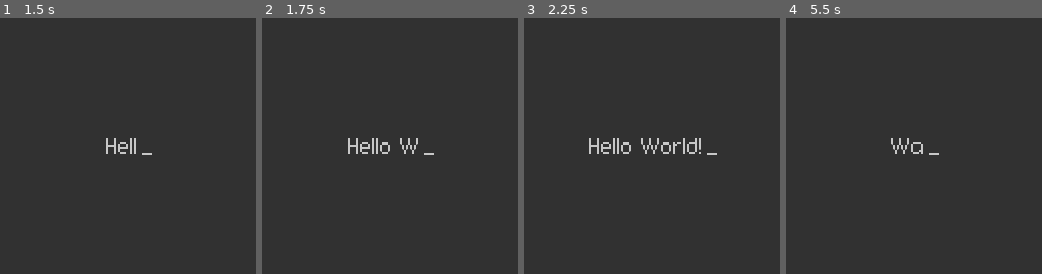
Above: before the commit, frames 1-4 (left to right).
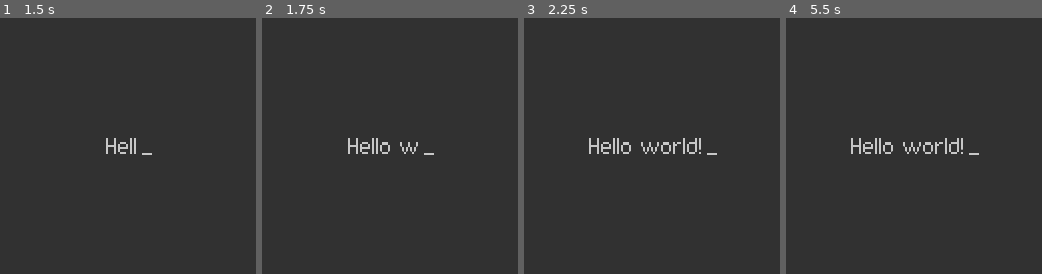
Above: after the commit, the same moments.

Repository: VojtechBrezina/hello-world-game
Game: Godot game, scene res://screens/StartScreen.tscn
Same seed, same stepped clock (60 frames per second), same inputs: the game is played once before the commit and once after it. Before the commit the project starts from res://scenes/StartScreen.tscn.
Inputs (mouse positions are % of the whole screen's width and height, from its top left):
- Up to frame 1 (1.5 s): tap Enter at 0.5 s; move the mouse to (72, 45) at 0.52 s; click (72, 45) at 0.67 s; move the mouse to (30, 55) at 1.27 s; click (30, 55) at 1.42 s
- Up to frame 2 (1.75 s): no input
- Up to frame 3 (2.25 s): move the mouse to (60, 28) at 2.02 s; click (60, 28) at 2.17 s
- Up to frame 4 (5.5 s): tap Space at 2.75, 4.25 s; move the mouse to (45, 70) at 2.77 s; click (45, 70) at 2.92 s; tap Enter at 3.5, 5 s; move the mouse to (80, 65) at 3.52 s; click (80, 65) at 3.67 s; move the mouse to (20, 35) at 4.27 s; click (20, 35) at 4.42 s; move the mouse to (55, 50) at 5.02 s; click (55, 50) at 5.17 s
The pictures show only the part of the screen within x 26-76%, y 26-76%; the shares and areas given below are measured in that part.

Frame 1 is identical in both runs. In frame 2, 0.1% of the frame differs, in the area x 53-61%, y 46-53%; in frame 3, 0.1%; in frame 4, 1.1%, in the area x 25-76%, y 46-54%.

Commit message:
Change the screen script management to be more signal driven and easier to navigate. Finish the serialization mechanism.

Diff:
--- a/project.godot
+++ b/project.godot
@@ -11,7 +11,7 @@
 [application]
 
 config/name="hello_world"
-run/main_scene="res://scenes/StartScreen.tscn"
+run/main_scene="res://screens/StartScreen.tscn"
 config/icon="res://icon.png"
 config/auto_accept_quit=false
 
--- a/scenes/HelloWorld.tscn
+++ b/screens/HelloWorld.tscn
@@ -2,5 +2,5 @@
 
 [ext_resource path="res://scripts/HelloWorld.gd" type="Script" id=2]
 
-[node name="HelloWorld" type="Node2D" groups=["background", "narator"]]
+[node name="HelloWorld" type="Node2D" groups=["background", "narator", "state"]]
 script = ExtResource( 2 )
--- a/scripts/HelloWorld.gd
+++ b/scripts/HelloWorld.gd
@@ -3,35 +3,52 @@
 var clicks := 0
 var step := 0
 
+signal click
+
 func _ready():
-	Background.set_color(Color8(50, 50, 50))
+	Global.screen_ready()
+	call_deferred('play_script')
 
-func background_ready():
-	Narator.say("Hello World!")
 
-func narator_ready():
-	match step:
-		1:
-			yield(get_tree().create_timer(1), 'timeout')
-			step += 1
-			Narator.say("A simple hello world isn't enough?")
-		3:
-			yield(get_tree().create_timer(1), 'timeout')
-			step += 1
-			Narator.say("I can make you a bouncy ball.")
+func play_script():
+	if not Global.state_loaded:
+		yield(Global, 'state_loaded')
+
+	if step == 0:
+		Background.set_color(Color8(50, 50, 50))
+		yield(Background, 'transition_completed')
+		Narator.say("Hello world!")
+		yield(Narator, 'transition_completed')
+		step += 1
+
+	if step == 1:
+		for _i in range(10):
+			yield(self, 'click')
+		step += 1
+
+	if step == 2:
+		Narator.say("Is this really not enough?")
+		yield(Narator, 'transition_completed')
+		yield(self, 'click')
+		step += 1
+
+	if step == 3:
+		Narator.say("I guess making a bouncing ball isn't that hard.")
+		yield(Narator, 'transition_completed')
+		yield(self, 'click')
+		step += 1
+
+
+func state_save(data):
+	data[name] = {
+		'step': step
+	}
+
+func state_load(data):
+	var my_data = data[name]
+	step = my_data['step']
 
 
 func _input(event):
-	if not Narator.ready:
-		return
 	if event is InputEventMouseButton and event.button_index == BUTTON_LEFT:
-		clicks += 1
-		match step:
-			0:
-				if clicks >= 10:
-					step += 1
-					Narator.say("Waht's wrong?")
-					clicks = 0
-			2:
-				step += 1
-				Narator.say("Alright. If you insist...")
+		emit_signal('click')
--- a/scripts/background.gd
+++ b/scripts/background.gd
@@ -1,10 +1,7 @@
 extends Node2D
 
 var color := Color.black setget _set_color
-var old_color := Color.black
-var new_color := Color.black
-
-var ready := true
+signal transition_completed
 
 func _draw():
 	draw_rect(Rect2(Vector2.ZERO, Global.screen_size), color)
@@ -12,9 +9,6 @@
 func set_color(value):
 	$Tween.interpolate_property(self, 'color', null, value, 1)
 	$Tween.start()
-	ready = false
-	new_color = value
-	get_tree().call_group('background', 'background_set', value)
 
 
 func _set_color(value):
@@ -23,23 +17,14 @@
 
 
 func _on_Tween_tween_all_completed():
-	ready = true
-	old_color = color
-	get_tree().call_group('background', 'background_ready')
+	emit_signal('transition_completed')
 
 func state_load(data):
 	var my_data = data[name]
-	old_color = Color(my_data['old_color'])
-	new_color = Color(my_data['new_color'])
-	ready = my_data['ready']
-	if ready:
-		self.color = new_color
-	else:
-		set_color(new_color)
+	color = Color(my_data['color'])
+	self.color = color
 
 func state_save(data):
 	data[name] = {
-		'old_color': old_color.to_html(),
-		'new_color': new_color.to_html(),
-		'ready': ready
+		'color': color.to_html(),
 	}
--- a/scripts/global.gd
+++ b/scripts/global.gd
@@ -7,6 +7,12 @@
 var screen = 'StartScreen'
 
 var global_state := {}
+
+var state_loaded = false
+
+signal state_loaded
+signal state_saved
+signal screen_ready
 
 func _ready():
 	font = DynamicFont.new()
@@ -18,14 +24,18 @@
 
 func _notification(what: int):
 	if what == NOTIFICATION_WM_QUIT_REQUEST:
-		call_deferred('save_state', true)
+		call_deferred('save_state')
+		yield(self, 'state_saved')
+		get_tree().quit()
 
 func load_state():
 	var file := File.new()
 	var error := file.open('user://state.json', File.READ)
 	if not error:
 		var data: Dictionary = JSON.parse(file.get_as_text()).result
-		get_tree().call_group('state', 'state_load', data)
+		change_screen(data[name]['screen'])
+		yield(self, 'screen_ready')
+		get_tree().call_group_flags(SceneTree.GROUP_CALL_REALTIME, 'state', 'state_load', data)
 		file.close()
 	elif error == ERR_FILE_NOT_FOUND:
 		change_screen('HelloWorld')
@@ -33,9 +43,10 @@
 		printerr("Error loading state.")
 		get_tree().quit()
 
+	state_loaded = true
+	emit_signal('state_loaded')
 
-
-func save_state(quit: bool = false):
+func save_state():
 	var file := File.new()
 	var data = {}
 
@@ -43,19 +54,16 @@
 
 	if !file.open('user://state.json', File.WRITE):
 		get_tree().quit()
-		file.store_string(JSON.print(data))
+		file.store_string(JSON.print(data, "    " if OS.is_debug_build() else ""))
 		file.close()
 	else:
 		printerr("Error saving state.")
 
-	if quit:
-		get_tree().quit()
+	emit_signal('state_saved')
 
 func state_load(data: Dictionary):
 	var my_data = data[name]
 	global_state = my_data['global_state']
-	call_deferred('change_screen',my_data['screen'])
-
 
 func state_save(data: Dictionary):
 	data[name] = {
@@ -64,9 +72,16 @@
 	}
 
 func change_screen(name):
-	if get_tree().change_scene('res://scenes/%s.tscn' % name):
+	if get_tree().change_scene('res://screens/%s.tscn' % name):
 		printerr("Broken screen transition from %s to %s" % [screen, name])
+		# Autosave between screens so web users have at least some persistence
+
+	if OS.get_name() == 'HTML5' and screen != 'StartScreen':
+		yield(self, 'screen_ready')
+		call_deferred('save_state')
+
 	screen = name
-	# Autosave between screens so web users have at least some persistence
-	if OS.get_name() == 'HTML5':
-		call_deferred('save_state')
+
+
+func screen_ready():
+	emit_signal('screen_ready')
--- a/scripts/narator.gd
+++ b/scripts/narator.gd
@@ -4,7 +4,7 @@
 var progress := 0 setget _set_progress
 var cursor := false
 
-var ready := true
+signal transition_completed
 
 func _ready():
 	pass
@@ -23,25 +23,18 @@
 	text = what
 	$CursorTimer.stop()
 	cursor = true
-	ready = false
 	$Tween.interpolate_property(self, 'progress', 0, len(what), 0.1 * len(what))
 	$Tween.start()
-	get_tree().call_group('narator', 'narator_say', what)
 
 func state_load(data):
 	var my_data = data[name]
 	text = my_data['text']
-	ready = my_data['ready']
-	if not ready:
-		call_deferred('say', text)
-	else:
-		progress = len(text)
-		_on_Tween_tween_all_completed()
+	progress = len(text)
+	$CursorTimer.start()
 
 func state_save(data):
 	data[name] = {
 		'text': text,
-		'ready': ready,
 	}
 
 func _set_progress(value):
@@ -50,9 +43,7 @@
 
 func _on_Tween_tween_all_completed():
 	$CursorTimer.start()
-	ready = true
-	get_tree().call_group('narator', 'narator_ready')
-
+	emit_signal('transition_completed')
 
 func _on_CursorTimer_timeout():
 	cursor = not cursor
Renamed: scenes/StartScreen.tscn -> screens/StartScreen.tscn
